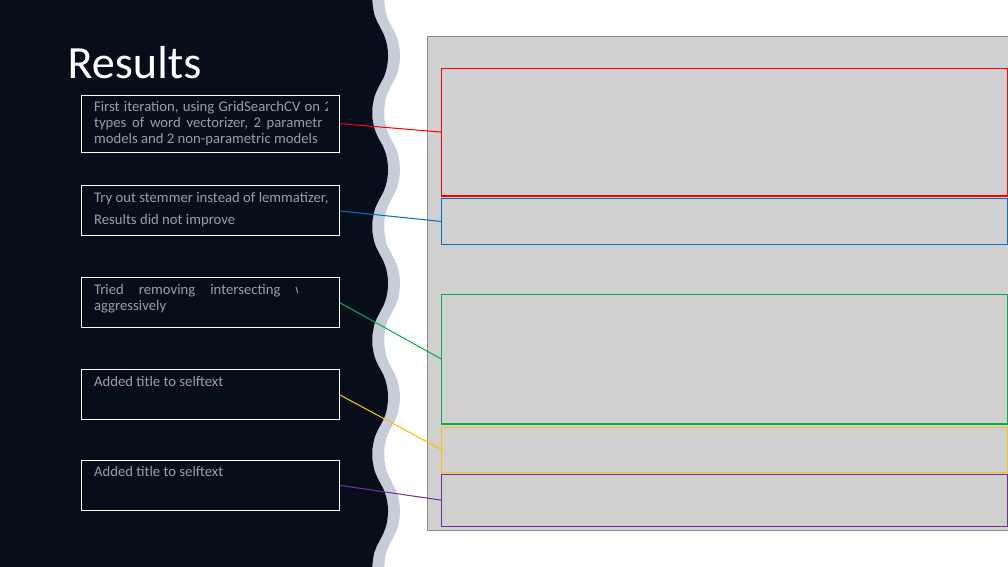
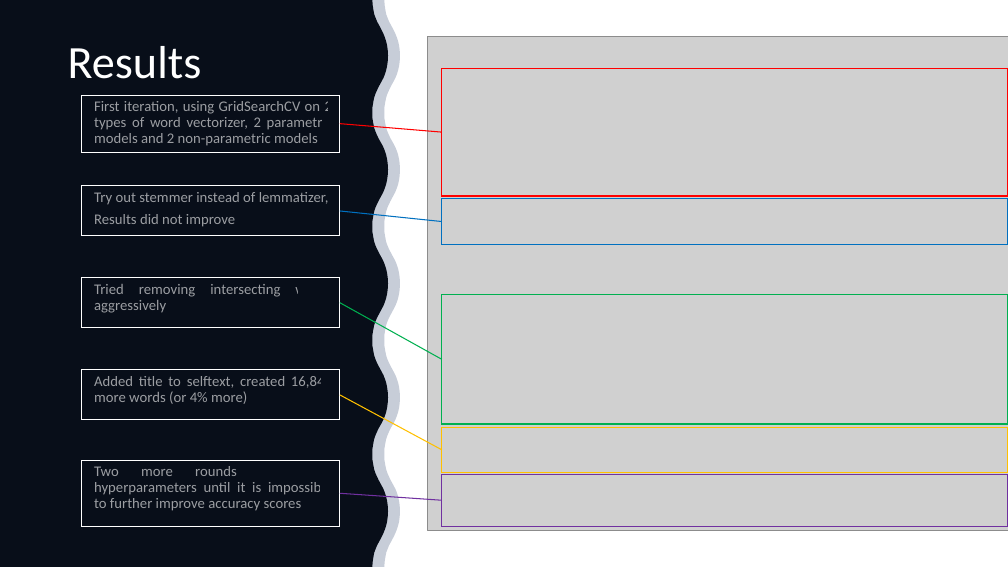
Before and after one commit to ngwtl/DSI-SG-24-projects, a slide deck: slide 7 of project_3/ethan-project-3-presentation.pptx. Drawn at 1008x567 pixels with LibreOffice and Linux fonts; fonts in the diff are those of the drawing; grey boxes stand for pictures. Boxes give left, top, right and bottom in pixels: in the first picture for what was removed or moved away, otherwise in the second. Text is boxed around its words. In the diff, an @@ line names an element or a change of style, - is before the commit and + after.

```diff
--- a/project_3/ethan-project-3-presentation.pptx
+++ b/project_3/ethan-project-3-presentation.pptx
@@ text in rectangle at (94,376,332,404): text changed @@
-Added title to selftext
+Added title to selftext, created 16,840 more words (or 4% more)
@@ rectangle "Two more rounds of tuning ...": place and size @@
-rectangle "Two more rounds of tuning ..." at (82,461,340,510)
+rectangle "Two more rounds of tuning ..." at (82,461,340,526)
@@ text in rectangle at (94,466,332,511): text changed @@
-Added title to selftext
+Two more rounds of tuning hyperparameters until it is impossible to further improve accuracy scores
@@ line moved from (340, 485) - (442, 501) to (340, 494) - (442, 501) @@
```
Also in this commit, not shown: 6 other slides changed, 1 slide added.
